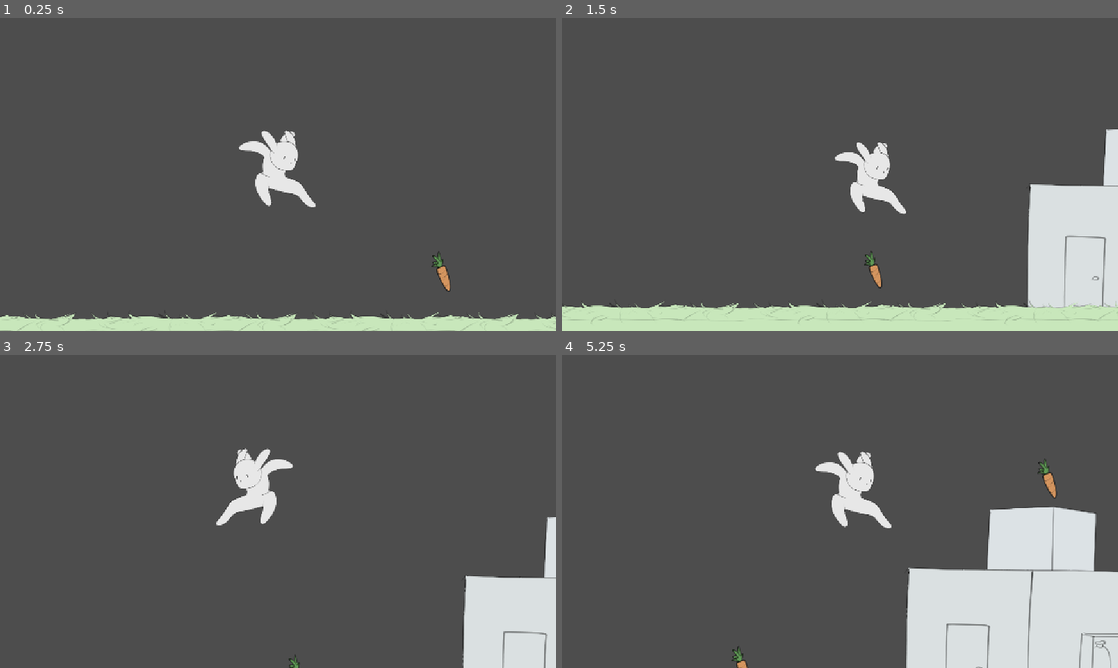
Above: before the commit, frames 1-4 (two rows, left to right).
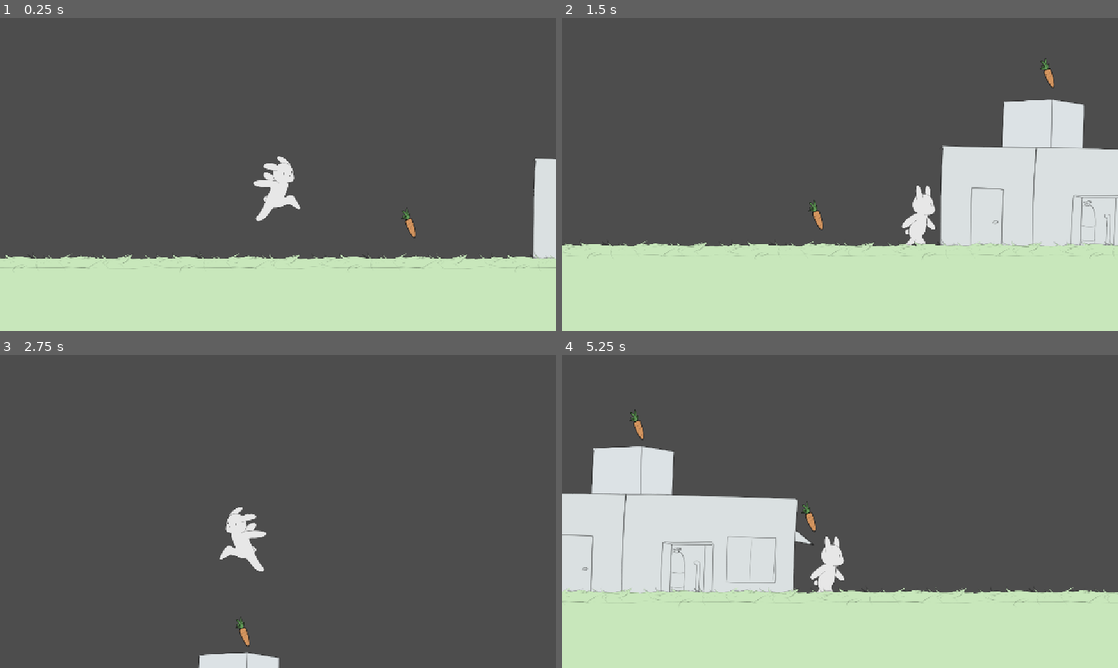
Above: after the commit, the same moments.

Repository: EliasPepito/Sunset
Game: Godot game, scene res://scenes/game.tscn
Two runs of this game, one before a commit and one after it. Both use one fixed random seed, a clock stepped at 60 frames per second and the inputs below.
Inputs:
- Up to frame 1 (0.25 s): no input
- Up to frame 2 (1.5 s): hold Up (ui_up) 0.53-1.28 s; hold Right (ui_right) from 0.53 s (still down); tap Shift (sprint) at 1.35 s
- Up to frame 3 (2.75 s): tap Up (ui_up) at 1.52, 1.55, 1.82 s; release Right (ui_right) at 2.03 s; hold Left (ui_left) from 2.03 s (still down); hold Up (ui_up) from 2.03 s (still down)
- Up to frame 4 (5.25 s): release Left (ui_left) at 2.78 s; release Up (ui_up) at 2.78 s; hold Right (ui_right) 2.78-4.28 s; tap Shift (sprint) at 2.85, 4.35 s; tap Up (ui_up) at 3.02, 3.05, 3.32, 4.52, 4.55, 4.82 s; hold Up (ui_up) 3.53-4.28 s; hold Left (ui_left) 4.28-5.03 s; hold Right (ui_right) from 5.03 s (still down); hold Up (ui_up) from 5.03 s (still down)

The runs differ from the first frame. In frame 1, 22% of the frame differs, in the area x 0-100%, y 36-100%; in frame 2, 31%; in frame 3, 8.2%; in frame 4, 48%, in the area x 0-100%, y 17-100%.

Commit message:
rigidbody physics testing commence

Diff:
--- a/project.godot
+++ b/project.godot
@@ -35,7 +35,3 @@
 , Object(InputEventJoypadMotion,"resource_local_to_scene":false,"resource_name":"","device":-1,"axis":5,"axis_value":1.0,"script":null)
 ]
 }
-
-[physics]
-
-2d/default_gravity=2700.0
--- /dev/null
+++ b/rigid_test.tscn
@@ -0,0 +1,21 @@
+[gd_scene load_steps=3 format=3 uid="uid://ct6pqkcwl3pou"]
+
+[ext_resource type="PackedScene" uid="uid://1g20ldk7qpyp" path="res://scenes/player_rigid.tscn" id="1_s2q5v"]
+
+[sub_resource type="WorldBoundaryShape2D" id="WorldBoundaryShape2D_3r4dv"]
+
+[node name="Node2D" type="Node2D"]
+
+[node name="PlayerRigid" parent="." instance=ExtResource("1_s2q5v")]
+position = Vector2(619, -626)
+gravity_scale = 4.0
+
+[node name="Camera2D" type="Camera2D" parent="."]
+position = Vector2(587, -150)
+zoom = Vector2(0.215, 0.215)
+
+[node name="StaticBody2D" type="StaticBody2D" parent="."]
+
+[node name="CollisionShape2D" type="CollisionShape2D" parent="StaticBody2D"]
+position = Vector2(605, 566)
+shape = SubResource("WorldBoundaryShape2D_3r4dv")
--- a/scenes/carrot.tscn
+++ b/scenes/carrot.tscn
@@ -21,21 +21,6 @@
 [sub_resource type="CircleShape2D" id="CircleShape2D_gnoh8"]
 radius = 17.3184
 
-[sub_resource type="Animation" id="Animation_0q7d8"]
-length = 0.001
-tracks/0/type = "value"
-tracks/0/imported = false
-tracks/0/enabled = true
-tracks/0/path = NodePath("AnimatedSprite2D:position")
-tracks/0/interp = 1
-tracks/0/loop_wrap = true
-tracks/0/keys = {
-"times": PackedFloat32Array(0),
-"transitions": PackedFloat32Array(1),
-"update": 0,
-"values": [Vector2(-3, -76)]
-}
-
 [sub_resource type="Animation" id="Animation_s8y6g"]
 resource_name = "carrot_float"
 length = 2.0
@@ -51,6 +36,21 @@
 "transitions": PackedFloat32Array(1, 1, 1),
 "update": 0,
 "values": [Vector2(-3, -61), Vector2(-3, 14), Vector2(-3, -61)]
+}
+
+[sub_resource type="Animation" id="Animation_0q7d8"]
+length = 0.001
+tracks/0/type = "value"
+tracks/0/imported = false
+tracks/0/enabled = true
+tracks/0/path = NodePath("AnimatedSprite2D:position")
+tracks/0/interp = 1
+tracks/0/loop_wrap = true
+tracks/0/keys = {
+"times": PackedFloat32Array(0),
+"transitions": PackedFloat32Array(1),
+"update": 0,
+"values": [Vector2(-3, -76)]
 }
 
 [sub_resource type="AnimationLibrary" id="AnimationLibrary_vtglu"]
--- a/scenes/game.tscn
+++ b/scenes/game.tscn
@@ -1,10 +1,9 @@
-[gd_scene load_steps=9 format=3 uid="uid://qjtvfg0jl3lp"]
+[gd_scene load_steps=8 format=3 uid="uid://qjtvfg0jl3lp"]
 
 [ext_resource type="Texture2D" uid="uid://clrtx8dc5e6h7" path="res://assets/Box.png" id="1_84avs"]
-[ext_resource type="PackedScene" uid="uid://q5g47vqx41ul" path="res://scenes/player.tscn" id="1_eglw2"]
 [ext_resource type="Texture2D" uid="uid://beanq8ebolxo3" path="res://assets/Ground.png" id="2_h6gdl"]
 [ext_resource type="Texture2D" uid="uid://bxrcu8blawj3p" path="res://assets/House.png" id="2_qmbkd"]
-[ext_resource type="Script" path="res://scripts/camera_2d.gd" id="4_s6w64"]
+[ext_resource type="PackedScene" uid="uid://1g20ldk7qpyp" path="res://scenes/player_rigid.tscn" id="3_l4vdn"]
 [ext_resource type="PackedScene" uid="uid://m8imknlj8fnq" path="res://scenes/carrot.tscn" id="5_03unu"]
 
 [sub_resource type="WorldBoundaryShape2D" id="WorldBoundaryShape2D_kds8m"]
@@ -64,13 +63,12 @@
 [node name="CollisionPolygon2D3" type="CollisionPolygon2D" parent="StaticBody2D2"]
 polygon = PackedVector2Array(2694, 147, 2705, -8, 2698, -10, 2687, 147)
 
-[node name="Player" parent="." instance=ExtResource("1_eglw2")]
+[node name="PlayerRigid" parent="." instance=ExtResource("3_l4vdn")]
+gravity_scale = 4.0
 
-[node name="Camera2D" type="Camera2D" parent="Player"]
-position = Vector2(38, -122)
-zoom = Vector2(0.53, 0.53)
+[node name="Camera2D" type="Camera2D" parent="PlayerRigid"]
+zoom = Vector2(0.4, 0.4)
 position_smoothing_enabled = true
-script = ExtResource("4_s6w64")
 
 [node name="TextureRect" type="TextureRect" parent="."]
 modulate = Color(0.863833, 1, 0.81, 1)
--- a/scenes/player_rigid.tscn
+++ b/scenes/player_rigid.tscn
@@ -71,8 +71,6 @@
 height = 264.0
 
 [node name="PlayerRigid" type="RigidBody2D"]
-center_of_mass_mode = 1
-center_of_mass = Vector2(0, 50)
 linear_damp = 0.5
 script = ExtResource("1_rc2ca")
 
--- a/scripts/player.gd
+++ b/scripts/player.gd
@@ -7,6 +7,7 @@
 var facing_right = true
 var can_jump_again = true
 @onready var animated_sprite = $AnimatedSprite2D
+
 
 func _physics_process(delta):
 	# Add the gravity.
--- a/scripts/player_rigid.gd
+++ b/scripts/player_rigid.gd
@@ -3,26 +3,37 @@
 @onready var animated_sprite_2d = $AnimatedSprite2D
 @onready var ray_cast_2d = $RayCast2D
 
-var MOVE_SPEED = 50
-var MAX_SPEED = 100
-var JUMP_FORCE = -300
+var MOVE_SPEED = 4000
+var MAX_SPEED = 4000
+var JUMP_FORCE = -2000
 
 func _physics_process(delta):
 	var direction = Input.get_axis("ui_left", "ui_right")
-	var force = Vector2.ZERO
+	var current_velocity = Vector2(0,0)
+	var jump = Vector2(0,0)
+	linear_damp = 4
 
-	if direction:
-		force.x = MOVE_SPEED * direction
-		if abs(linear_velocity.x) > MAX_SPEED: linear_velocity.x = MAX_SPEED * direction
+	if (Input.is_action_pressed("ui_left")):
+		current_velocity -= Vector2(MOVE_SPEED,0)
+	elif (Input.is_action_pressed("ui_right")):
+		current_velocity += Vector2(MOVE_SPEED,0)
+	else: current_velocity = Vector2.ZERO
 
-	if _on_floor() and Input.is_action_just_pressed("ui_up"):
-		force.y = JUMP_FORCE
+	if (Input.is_action_pressed("ui_up")) and _on_floor():
+		jump += Vector2(0,JUMP_FORCE)
+	#if not _on_floor():
+	#	linear_damp = 0
+	if linear_velocity.y > 0 :
+		linear_damp = 0
+	else:
+		linear_damp = 4
 
 	_set_animation(direction)
-	apply_central_force(force)
+	apply_central_impulse(jump)
+	apply_central_force(current_velocity)
 
 func _integrate_forces(state):
-	rotation_degrees = 0
+		rotation_degrees = 0
 
 func _set_animation(direction):
 
